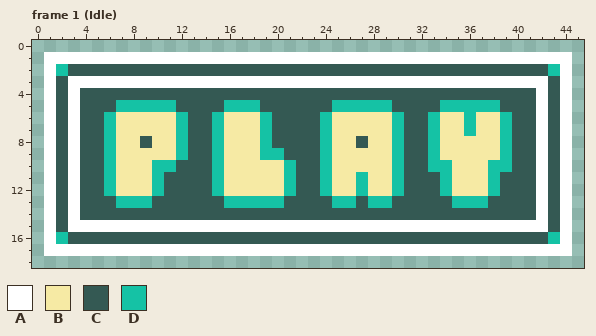
A pixel-art file gets an edit: Resources/Aseprite/PlayButtonV1.aseprite. That is the earlier state.
46x19 pixels, 56 frames. Shown: frame 1 (Idle). The commit also changed other frames, which this record leaves out.
Palette (. is transparent): A #ffffff  B #f6eaa4  C #345953  D #15c2a5
Pixels before, frame 1 (Idle), first column x 1:
 1 AAAAAAAAAAAAAAAAAAAAAAAAAAAAAAAAAAAAAAAAAAAA
 2 ADCCCCCCCCCCCCCCCCCCCCCCCCCCCCCCCCCCCCCCCCDA
 3 ACAAAAAAAAAAAAAAAAAAAAAAAAAAAAAAAAAAAAAAAACA
 4 ACACCCCCCCCCCCCCCCCCCCCCCCCCCCCCCCCCCCCCCACA
 5 ACACCCDDDDDCCCCDDDCCCCCCDDDDDCCCCDDDDDCCCACA
 6 ACACCDBBBBBDCCDBBBDCCCCDBBBBBDCCDBBDBBDCCACA
 7 ACACCDBBBBBDCCDBBBDCCCCDBBBBBDCCDBBDBBDCCACA
 8 ACACCDBBCBBDCCDBBBDCCCCDBBCBBDCCDBBBBBDCCACA
 9 ACACCDBBBBBDCCDBBBDDCCCDBBBBBDCCDBBBBBDCCACA
10 ACACCDBBBDDCCCDBBBBBDCCDBBBBBDCCDDBBBDDCCACA
11 ACACCDBBBDCCCCDBBBBBDCCDBBDBBDCCCDBBBDCCCACA
12 ACACCDBBBDCCCCDBBBBBDCCDBBDBBDCCCDBBBDCCCACA
13 ACACCCDDDCCCCCCDDDDDCCCCDDCDDCCCCCDDDCCCCACA
14 ACACCCCCCCCCCCCCCCCCCCCCCCCCCCCCCCCCCCCCCACA
15 ACAAAAAAAAAAAAAAAAAAAAAAAAAAAAAAAAAAAAAAAACA
16 ADCCCCCCCCCCCCCCCCCCCCCCCCCCCCCCCCCCCCCCCCDA
17 AAAAAAAAAAAAAAAAAAAAAAAAAAAAAAAAAAAAAAAAAAAA
The same view after the edit:
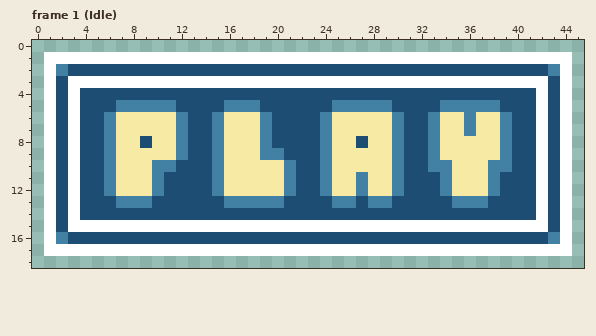
Change:
Colour C changes from #345953 to #1e4d74.
Colour D changes from #15c2a5 to #4281a4.
